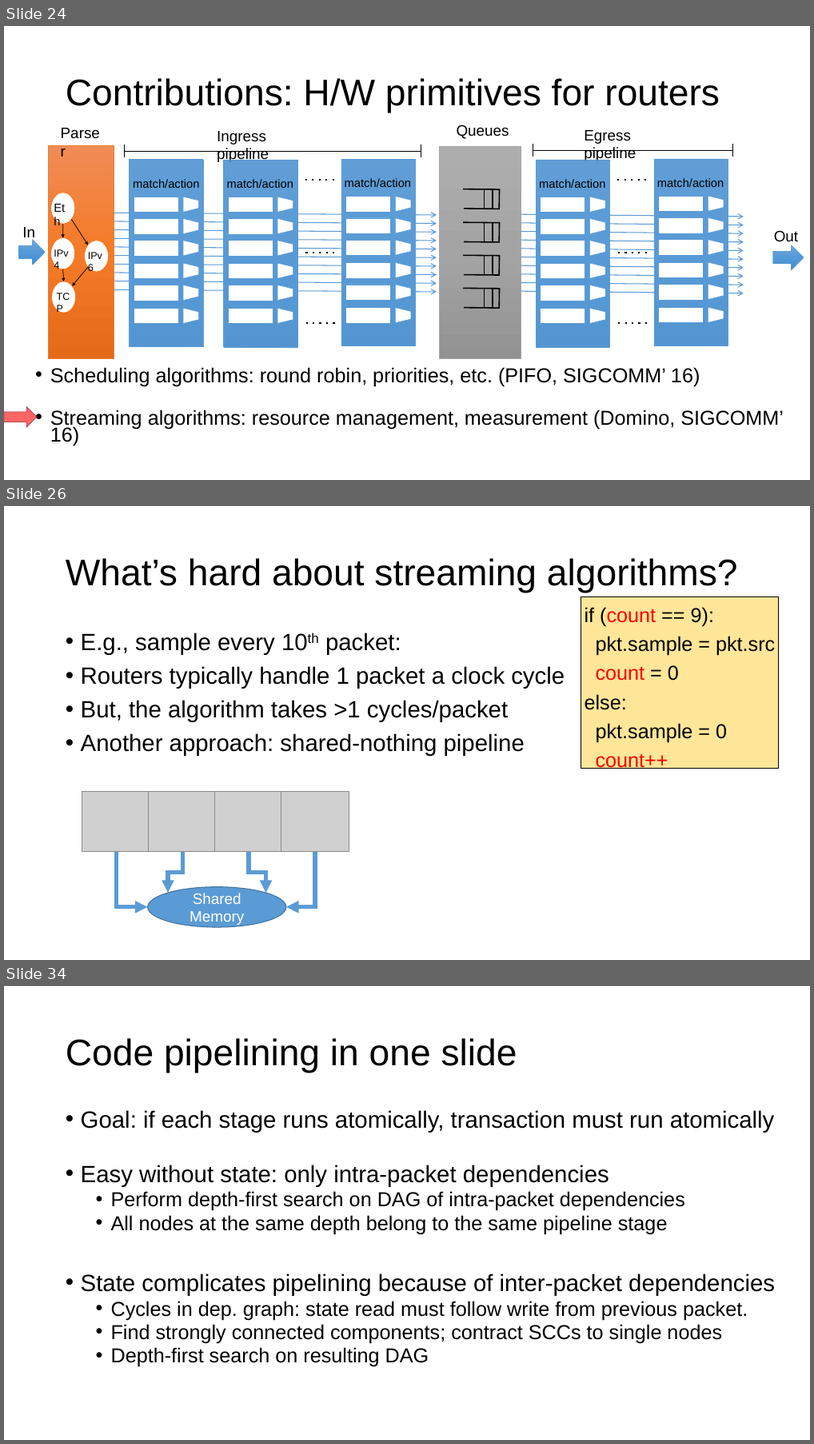
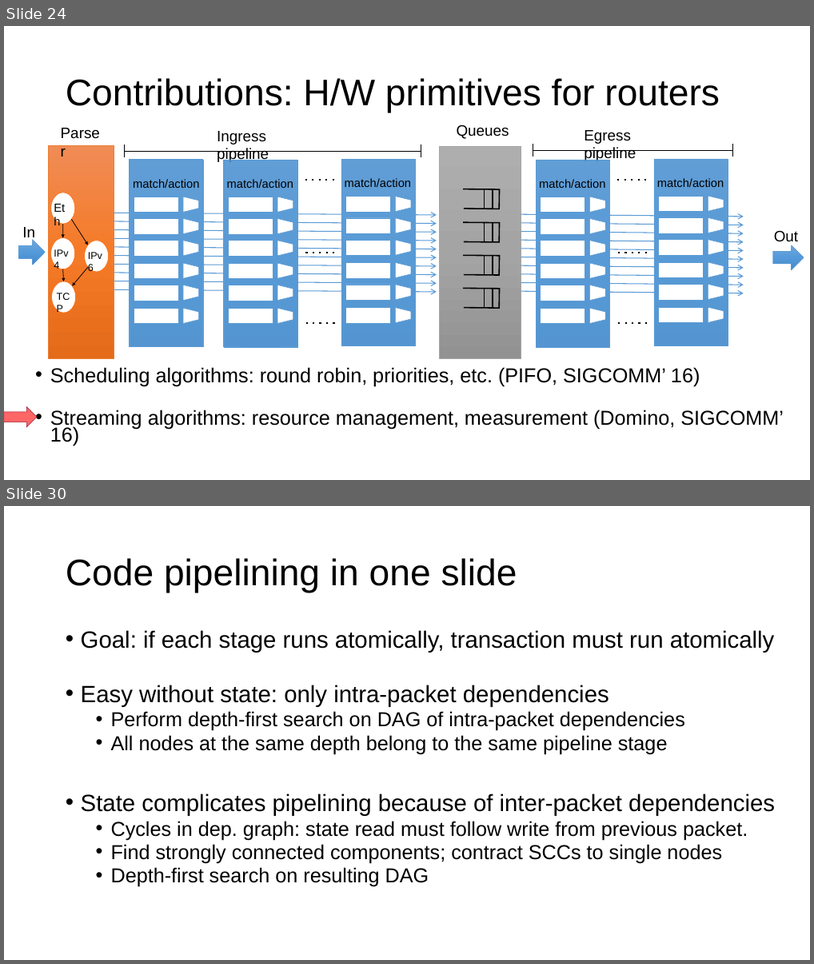
Before and after one commit to anirudhSK/pifo-domino-marple-ppts, a slide deck: combined_domino_pifo.pptx. Shown one above the other, each under a label of ours: slides 24, 26 and 34 before the commit, slides 24 and 30 after it; the slides between them are not shown. The pictures are 814x1444 and 814x964 pixels, drawn with LibreOffice and Linux fonts; fonts in the diff are those of the drawing; grey boxes stand for pictures. Boxes give left, top, right and bottom in pixels: in the first picture for what was removed or moved away, otherwise in the second. Text is boxed around its words. In the diff, an @@ line names an element or a change of style, - is before the commit and + after.

```diff
--- a/combined_domino_pifo.pptx
+++ b/combined_domino_pifo.pptx
@@ slide 26 removed at (4, 506, 810, 960), background #FFFFFF @@
@@ title removed at (66, 558, 738, 593) @@
-What’s hard about streaming algorithms?
@@ rectangle removed at (581, 596, 778, 768) @@
@@ text removed at (585, 607, 775, 743) @@
-if (count == 9):
-pkt.sample = pkt.src
-count = 0
-else:
-pkt.sample = 0
-count++
@@ text removed at (81, 632, 565, 756) @@
-• E.g., sample every 10th packet:
-• Routers typically handle 1 packet a clock cycle
-• But, the algorithm takes >1 cycles/packet
-• Another approach: shared-nothing pipeline
@@ group removed at (82, 791, 349, 927): 4 pictures, 4 elbow arrows, 1 ellipse @@
-Shared Memory
@@ what was slide 34 is now slide 30 @@
```
Also in this commit, not shown: 2 slides changed, 3 slides added, 6 other slides removed.
